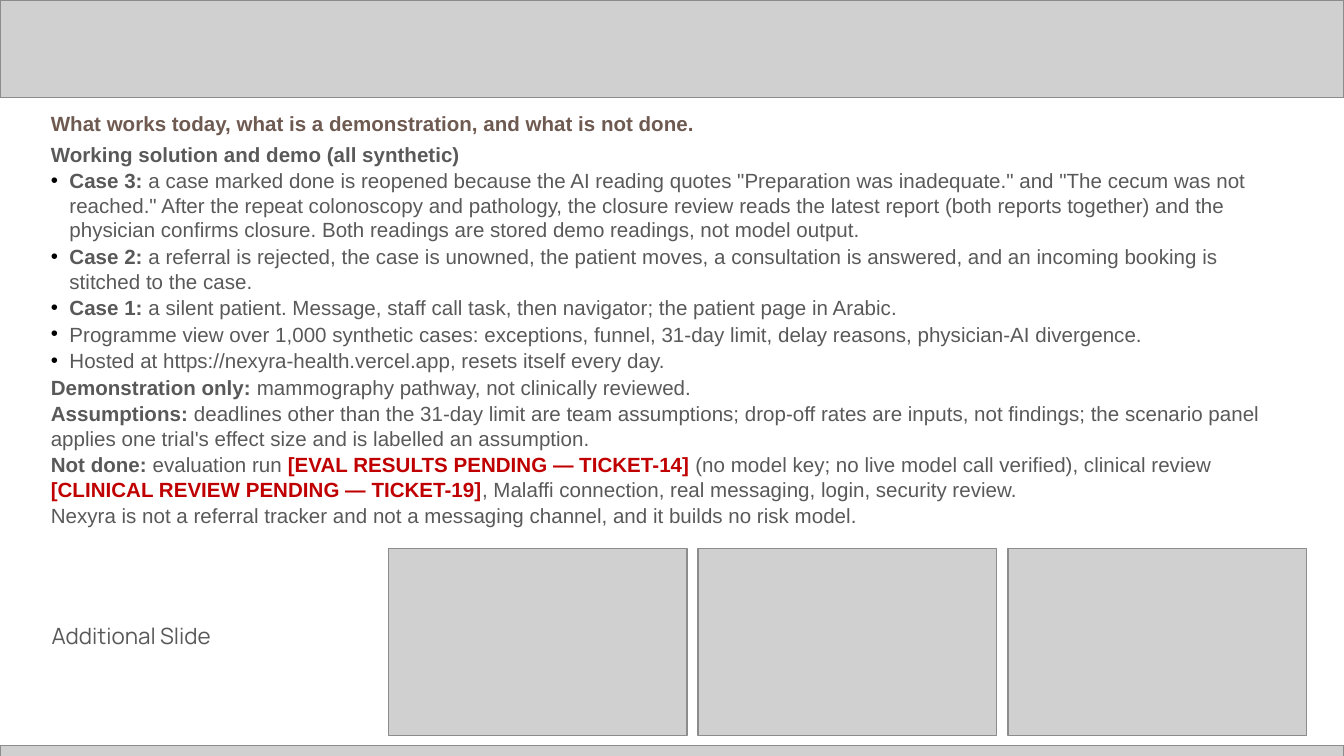
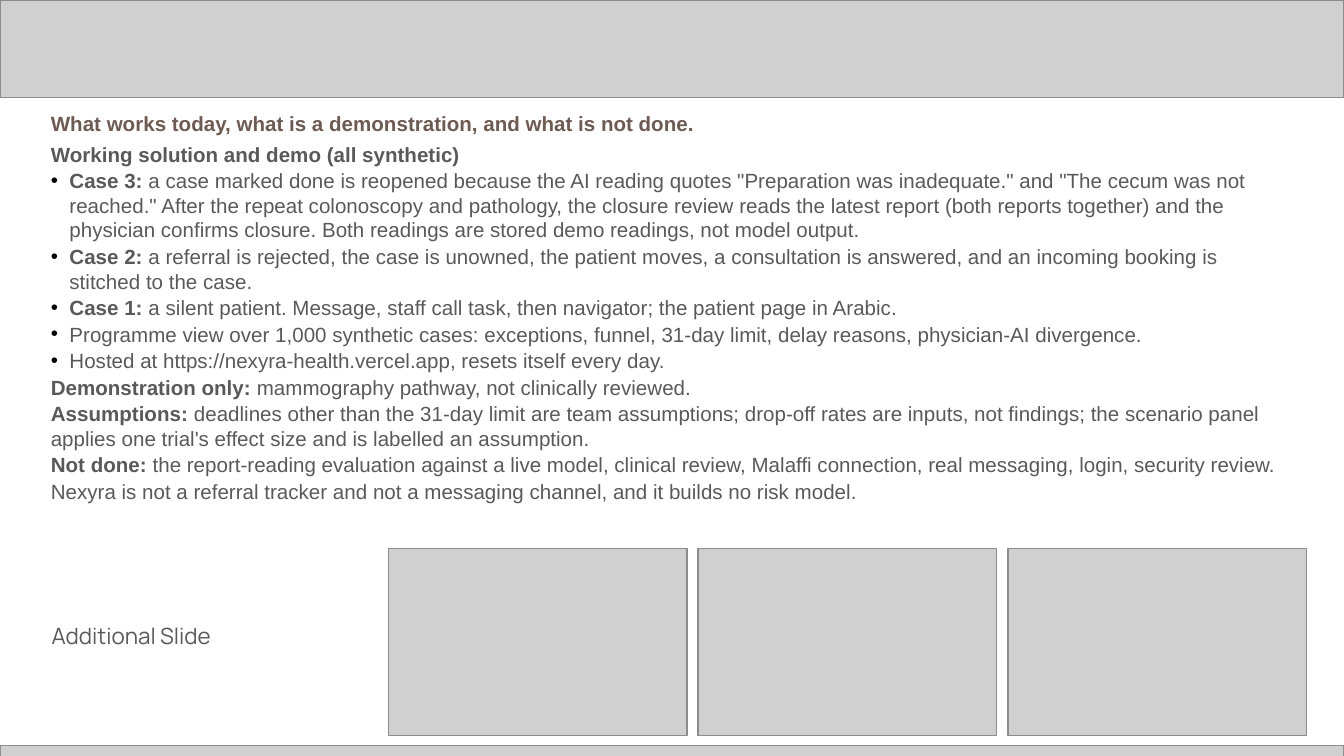
Before and after one commit to alfianhid/nexyra, a slide deck: slide 15 of docs/deck/Nexyra-C05-submission.pptx. Drawn at 1344x756 pixels with LibreOffice and Linux fonts; fonts in the diff are those of the drawing; grey boxes stand for pictures. Boxes give left, top, right and bottom in pixels: in the first picture for what was removed or moved away, otherwise in the second. Text is boxed around its words. In the diff, an @@ line names an element or a change of style, - is before the commit and + after.

```diff
--- a/docs/deck/Nexyra-C05-submission.pptx
+++ b/docs/deck/Nexyra-C05-submission.pptx
@@ text at (51,457,1275,477): text changed @@
-Not done: evaluation run [EVAL RESULTS PENDING — TICKET-14] (no model key; no live model call verified), clinical review [CLINICAL REVIEW PENDING — TICKET-19], Malaffi connection, real messaging, login, security review.
+Not done: the report-reading evaluation against a live model, clinical review, Malaffi connection, real messaging, login, security review.
```
Also in this commit, not shown: 9 other slides changed, 18 other files.
